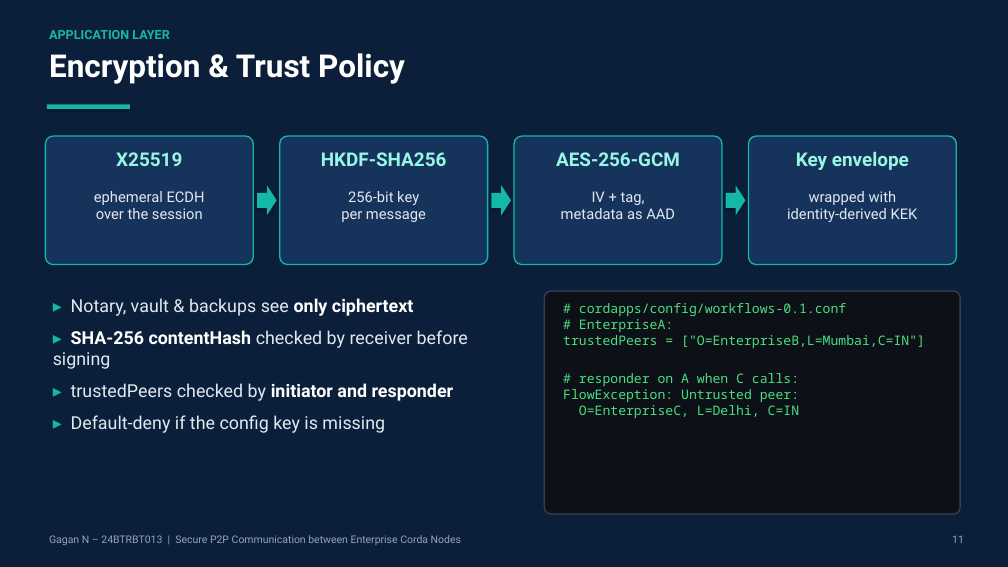
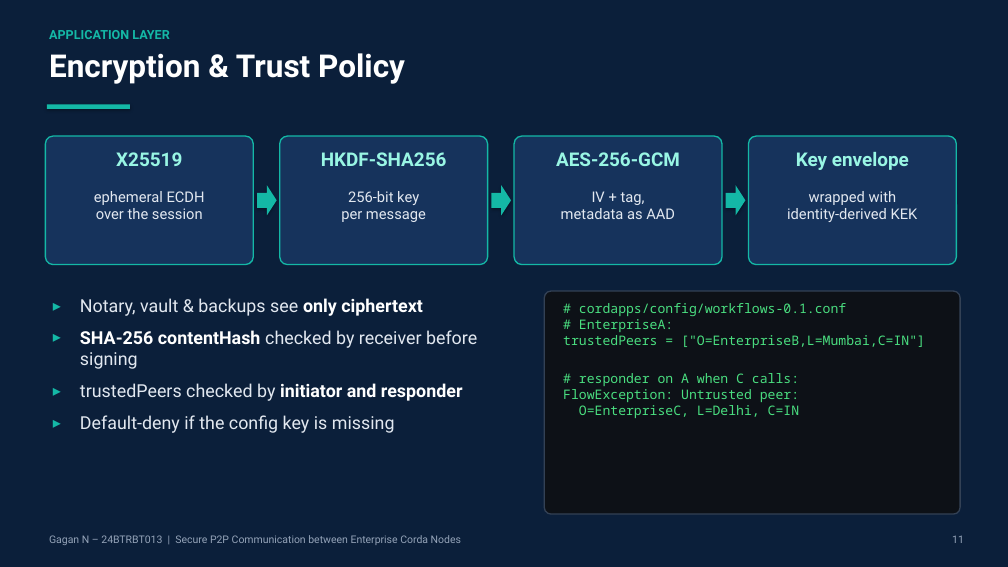
Before and after one commit to Momo-1628/secure-p2p-corda-nodes, a slide deck: slide 11 of ppt/Topic12_Secure_P2P_Corda_24BTRBT013.pptx. Drawn at 1008x567 pixels with LibreOffice and Linux fonts; fonts in the diff are those of the drawing. Boxes give left, top, right and bottom in pixels: in the first picture for what was removed or moved away, otherwise in the second. Text is boxed around its words. In the diff, an @@ line names an element or a change of style, - is before the commit and + after.

```diff
--- a/ppt/Topic12_Secure_P2P_Corda_24BTRBT013.pptx
+++ b/ppt/Topic12_Secure_P2P_Corda_24BTRBT013.pptx
@@ text at (x1=80, y1=298, x2=477, y2=433): text changed @@
-▸ Notary, vault & backups see only ciphertext
-▸ SHA-256 contentHash checked by receiver before signing
-▸ trustedPeers checked by initiator and responder
-▸ Default-deny if the config key is missing
+▸ Notary, vault & backups see only ciphertext
+▸ SHA-256 contentHash checked by receiver before signing
+▸ trustedPeers checked by initiator and responder
+▸ Default-deny if the config key is missing
```
Also in this commit, not shown: 15 other slides changed, 2 other files.
